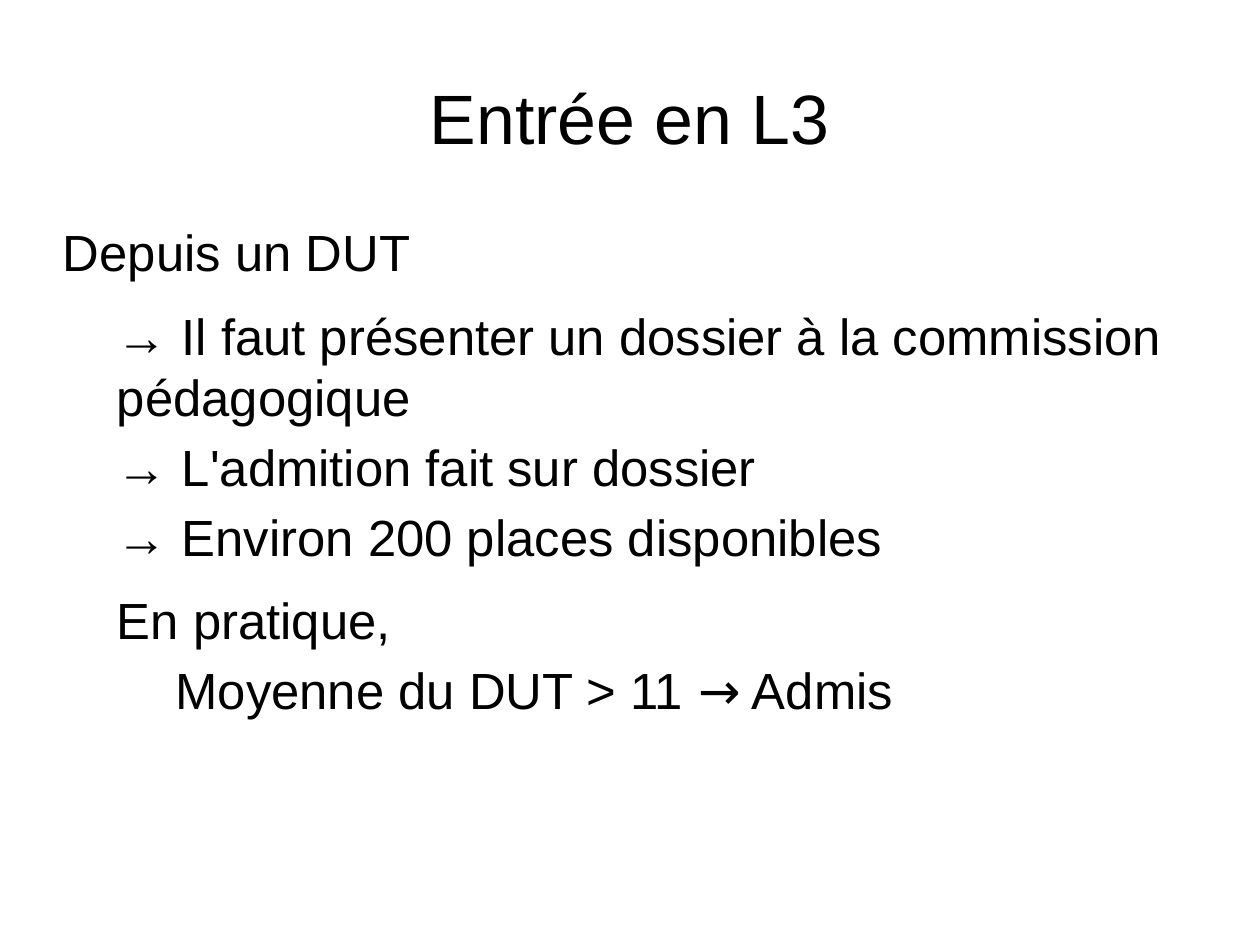
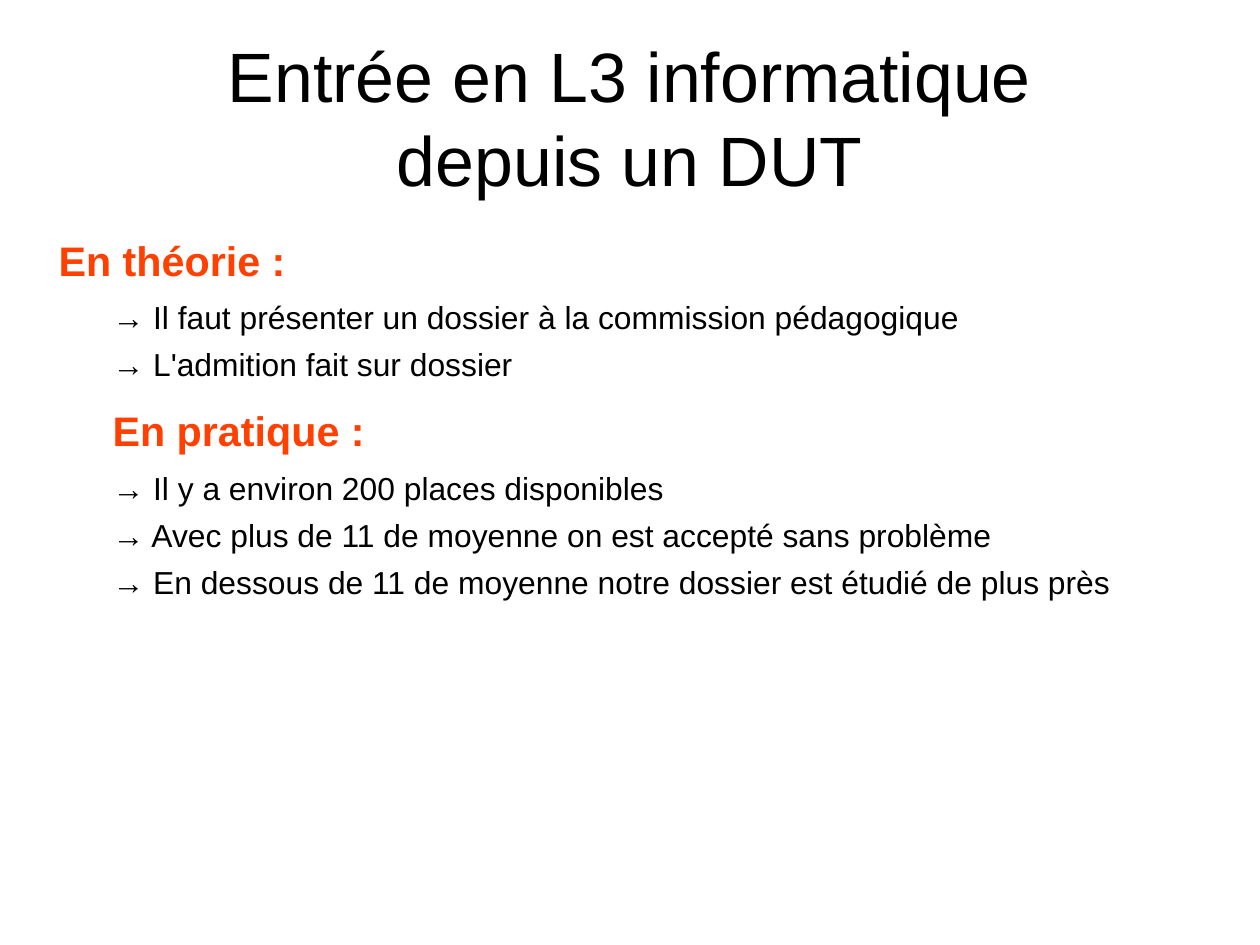
Before and after one commit to hana69200/Cours, a slide deck: slide 9 of S3/Com - PPP/PPP.odp (slide 7 before the commit). Drawn at 1260x945 pixels with LibreOffice and Linux fonts; fonts in the diff are those of the drawing. Boxes give left, top, right and bottom in pixels: in the first picture for what was removed or moved away, otherwise in the second. Text is boxed around its words. In the diff, an @@ line names an element or a change of style, - is before the commit and + after.

```diff
--- a/S3/Com - PPP/PPP.odp
+++ b/S3/Com - PPP/PPP.odp
@@ title at <box>228,50,1031,199</box>: text changed @@
-Entrée en L3
+Entrée en L3 informatique
+depuis un DUT
@@ text "En théorie :": place and size @@
-text "En théorie :" at <box>63,234,1161,720</box>
+text "En théorie :" at <box>59,245,1110,600</box>
@@ text at <box>59,245,261,277</box>: text changed; size 32 to 26 pt; text colour #000000 to #FF4000; bold on @@
-Depuis un DUT
+En théorie :
@@ text at <box>153,305,959,377</box>: size 32 to 20 pt in "→ Il faut présenter un dossier à ...", "→ L'admition fait sur dossier"; less space between paragraphs @@
@@ text at <box>113,416,1110,600</box>: text changed; size 32 to 20 pt @@
-→ Environ 200 places disponibles
-En pratique,
-Moyenne du DUT > 11 → Admis
+En pratique :
+→ Il y a environ 200 places disponibles
+→ Avec plus de 11 de moyenne on est accepté sans problème
+→ En dessous de 11 de moyenne notre dossier est étudié de plus près
```
Also in this commit, not shown: 3 other slides changed, 4 slides added, 3 other files.
